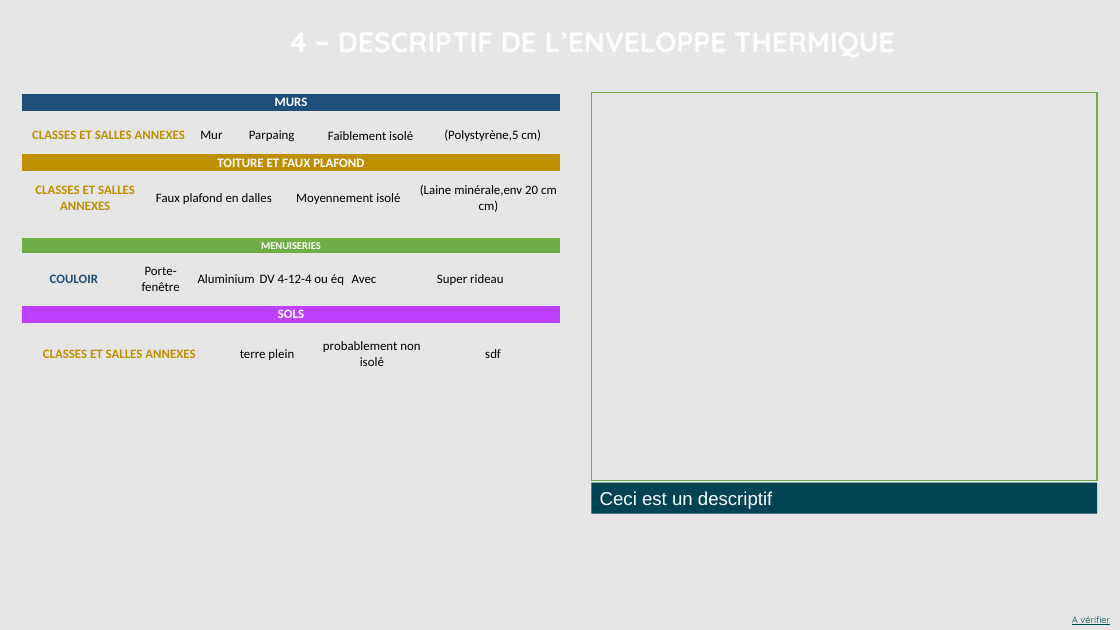
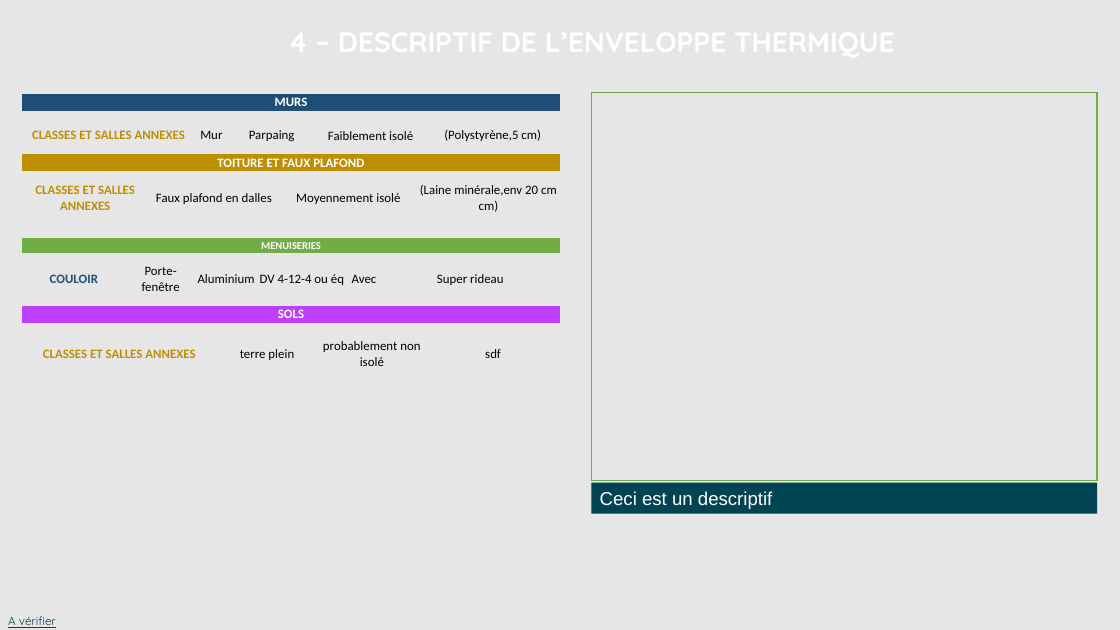
Before and after one commit to sigsieml/super-cep, a slide deck: slide 4 of app/src/main/assets/powerpointvierge.pptx. Drawn at 1120x630 pixels with LibreOffice and Linux fonts; fonts in the diff are those of the drawing; background and template pictures are left out. Boxes give left, top, right and bottom in pixels: in the first picture for what was removed or moved away, otherwise in the second. Text is boxed around its words. In the diff, an @@ line names an element or a change of style, - is before the commit and + after.

```diff
--- a/app/src/main/assets/powerpointvierge.pptx
+++ b/app/src/main/assets/powerpointvierge.pptx
@@ text "A vérifier": place and size @@
-text "A vérifier" at [1072,616,1110,625]
+text "A vérifier" at [8,616,56,628]
@@ text "A vérifier" at [8,616,56,628]: size 8 to 10 pt @@
```
Also in this commit, not shown: 4 other slides changed, 55 other files.
